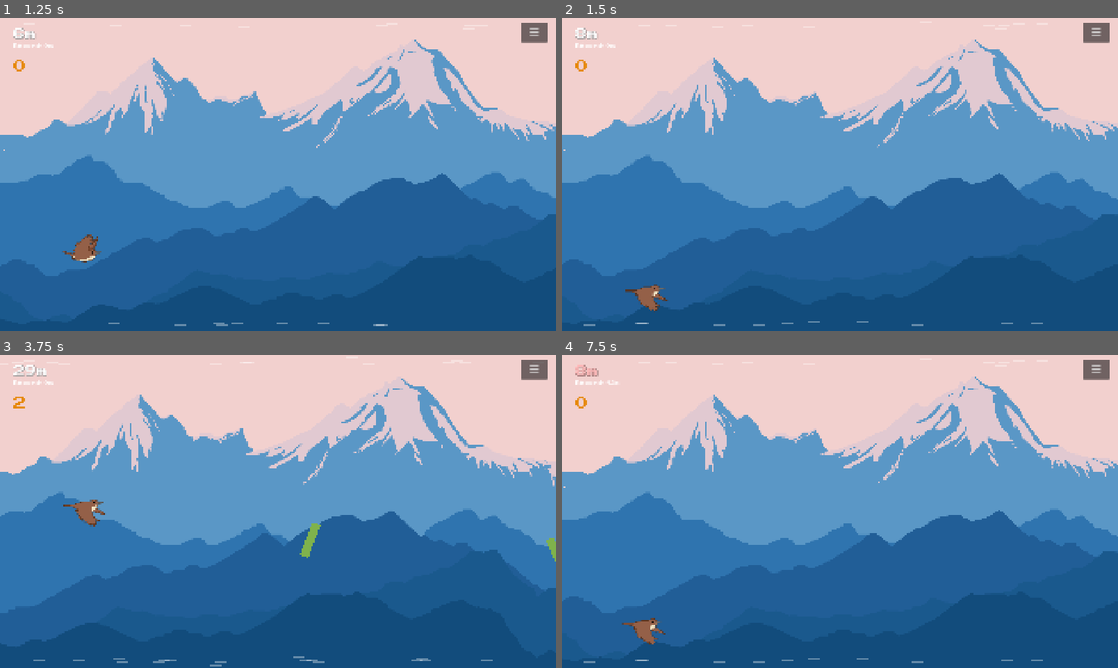
Above: before the commit, frames 1-4 (two rows, left to right).
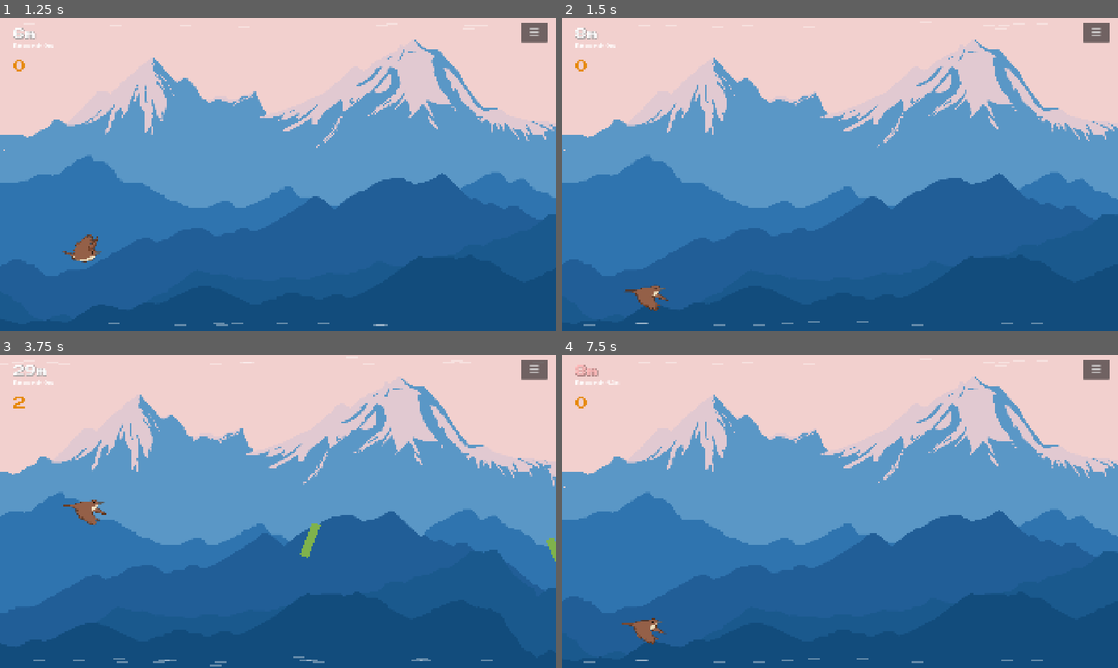
Above: after the commit, the same moments.

Repository: TomasMoreno21/El-Norte
Game: Godot game, scene res://scenes/menu/menu.tscn
Same seed, same stepped clock (60 frames per second), same inputs: the game is played once before the commit and once after it.
Inputs (mouse positions are in pixels of both pictures, inside the frame that each line leads up to):
- Up to frame 1 (1.25 s): click (383, 237) at 0.5 s
- Up to frame 2 (1.5 s): tap Enter at 1.25 s; move the mouse to (962, 158) at 1.27 s; hold D from 1.28 s (still down); tap Tab at 1.35 s; click (962, 158) at 1.42 s
- Up to frame 3 (3.75 s): tap Space at 1.52, 1.82, 2.27, 2.57 s; move the mouse to (166, 527) at 2.02 s; release D at 2.03 s; hold S 2.03-2.78 s; tap Q at 2.1 s; move the mouse to (333, 442) at 2.77 s; hold D 2.78-3.53 s; tap E at 2.85 s; move the mouse to (250, 574) at 3.52 s; hold W from 3.53 s (still down); tap Z at 3.6 s; click (250, 574) at 3.67 s
- Up to frame 4 (7.5 s): tap Space at 3.77, 4.07, 4.52, 4.82, 5.27, 5.57 s; move the mouse to (1006, 558) at 4.27 s; release W at 4.28 s; hold A 4.28-5.75 s; tap X at 4.35 s; move the mouse to (673, 464) at 5.02 s; tap R at 5.1 s; click "☰" at 5.75 s; click "Volver a volar" at 6.5 s; move the mouse to (867, 511) at 7.27 s; hold S from 7.28 s (still down); hold Shift from 7.28 s (still down); click (867, 511) at 7.42 s

Frame 1 is identical in both runs. In frame 2, less than 0.1% of the frame differs, in the area x 11-20%, y 85-94%; in frame 3, less than 0.1%; in frame 4, less than 0.1%.

Commit message:
tweak: squash al aletear 1.08/0.92 -> 1.12/0.88

Diff:
--- a/scenes/player/player.gd
+++ b/scenes/player/player.gd
@@ -120,7 +120,7 @@
 				kill_all_tweens()
 				var base := _original_scale * (0.5 if _miniatura_active else 1.0)
 				var sq := create_tween().set_ease(Tween.EASE_OUT)
-				sq.tween_property(s, "scale", base * Vector2(1.08, 0.92), 0.05)
+				sq.tween_property(s, "scale", base * Vector2(1.12, 0.88), 0.05)
 				sq.tween_property(s, "scale", base, 0.1)
 		velocity.y = storm_flap_override if storm_flap_override != 0.0 else FLAP_VELOCITY * flap_mult
 	else:
